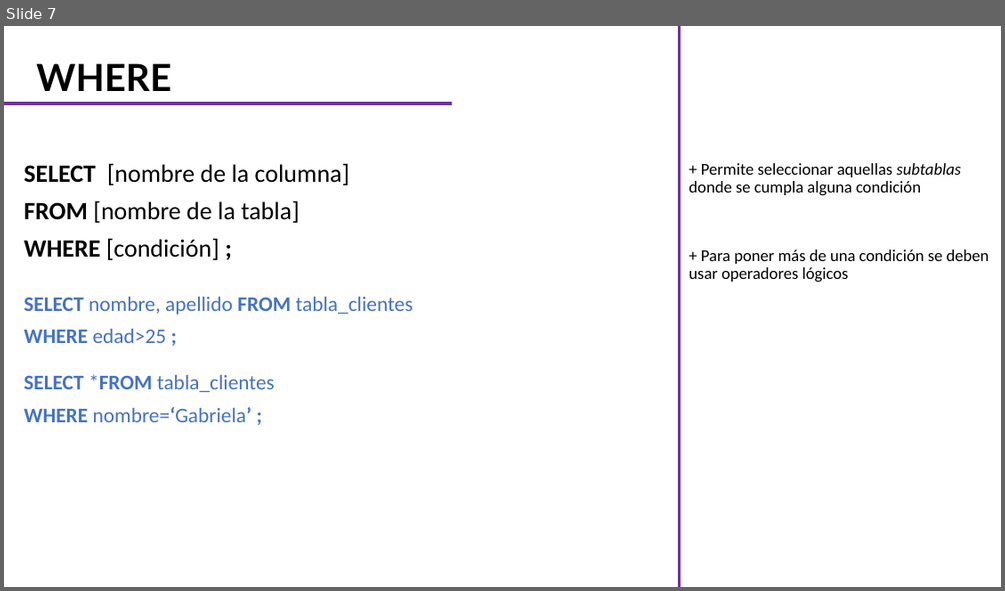
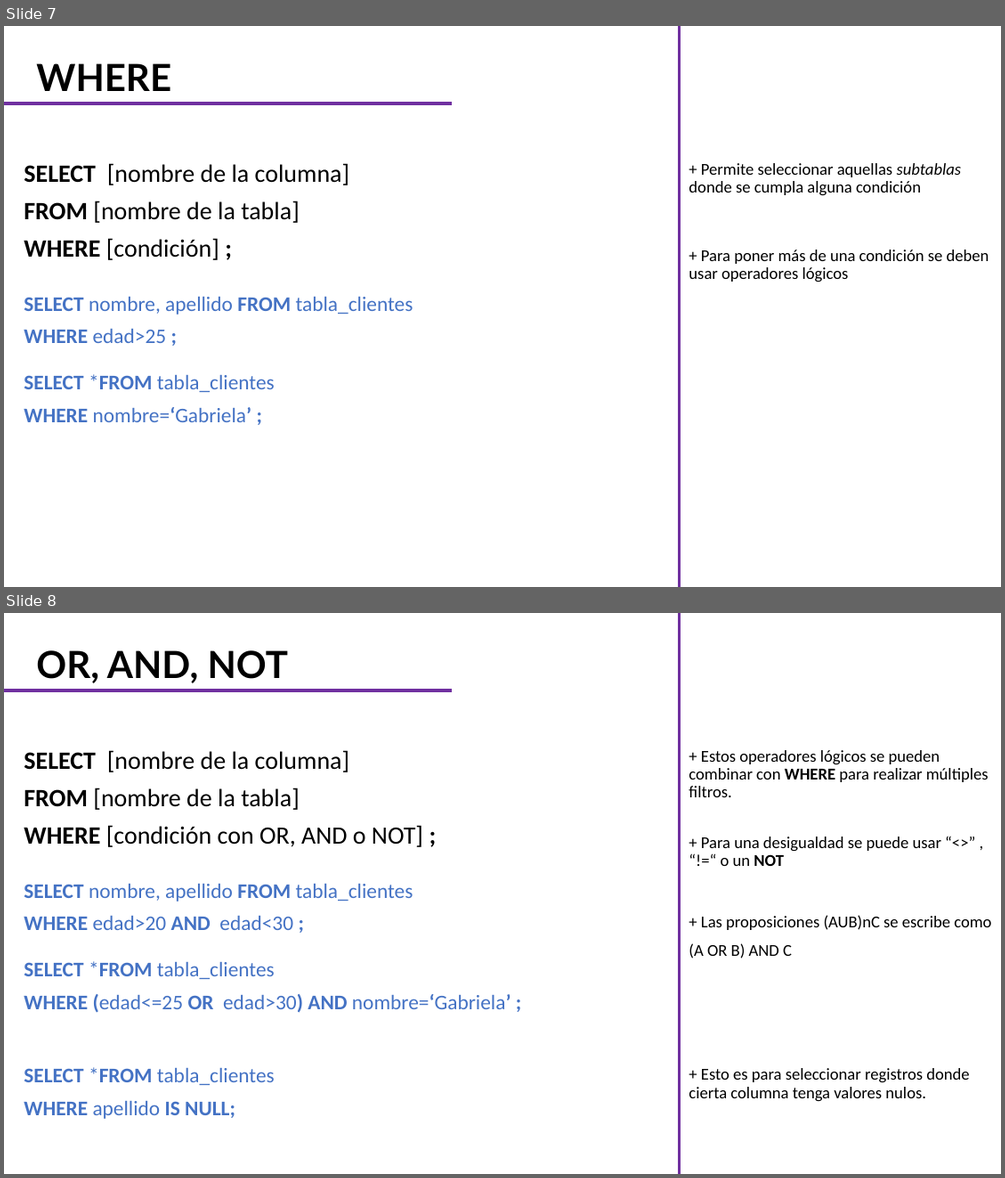
Before and after one commit to CarlosCamposs/Curso-AABD_SQL, a slide deck: Curso AABD-SQL (Notas).pptx. Shown one above the other, each under a label of ours: slide 7 before the commit, slides 7 and 8 after it. The pictures are 1005x591 and 1005x1178 pixels, drawn with LibreOffice and Linux fonts; fonts in the diff are those of the drawing. Boxes give left, top, right and bottom in pixels: in the first picture for what was removed or moved away, otherwise in the second. Text is boxed around its words. In the diff, an @@ line names an element or a change of style, - is before the commit and + after.

```diff
--- a/Curso AABD-SQL (Notas).pptx
+++ b/Curso AABD-SQL (Notas).pptx
@@ slide 8 added at bbox=[4, 613, 1001, 1174], background #FFFFFF @@
@@ line added from (680, 1174) to (680, 613), #7030A0 3 pt @@
@@ title added at bbox=[36, 650, 288, 683], 36 pt, text #000000, bold @@
+OR, AND, NOT
@@ line added from (4, 690) to (451, 690), #7030A0 3 pt @@
@@ subtitle added at bbox=[24, 750, 423, 847], 24 pt, text #000000 @@
+SELECT [nombre de la columna]
+FROM [nombre de la tabla]
+WHERE [condición con OR, AND o NOT] ;
@@ text added at bbox=[688, 750, 988, 797], 16 pt, text #000000 @@
++ Estos operadores lógicos se pueden combinar con WHERE para realizar múltiples filtros.
@@ text added at bbox=[701, 836, 941, 866], 16 pt, text #000000 @@
++ Para una desigualdad se puede usar “<>” , “!=“ o un NOT
@@ text added at bbox=[24, 884, 413, 930], 20 pt, text #4472C4 @@
+SELECT nombre, apellido FROM tabla_clientes
+WHERE edad>20 AND edad<30 ;
@@ text added at bbox=[688, 915, 991, 958], 16 pt, text #000000 @@
++ Las proposiciones (AUB)nC se escribe como
+(A OR B) AND C
@@ text added at bbox=[24, 961, 511, 1013], 20 pt, text #4472C4 @@
+SELECT *FROM tabla_clientes
+WHERE (edad<=25 OR edad>30) AND nombre=‘Gabriela’ ;
@@ text added at bbox=[24, 1067, 275, 1119], 20 pt, text #4472C4 @@
+SELECT *FROM tabla_clientes
+WHERE apellido IS NULL;
@@ text added at bbox=[688, 1068, 969, 1101], 16 pt, text #000000 @@
++ Esto es para seleccionar registros donde cierta columna tenga valores nulos.
```
Also in this commit, not shown: 5 other slides added.
